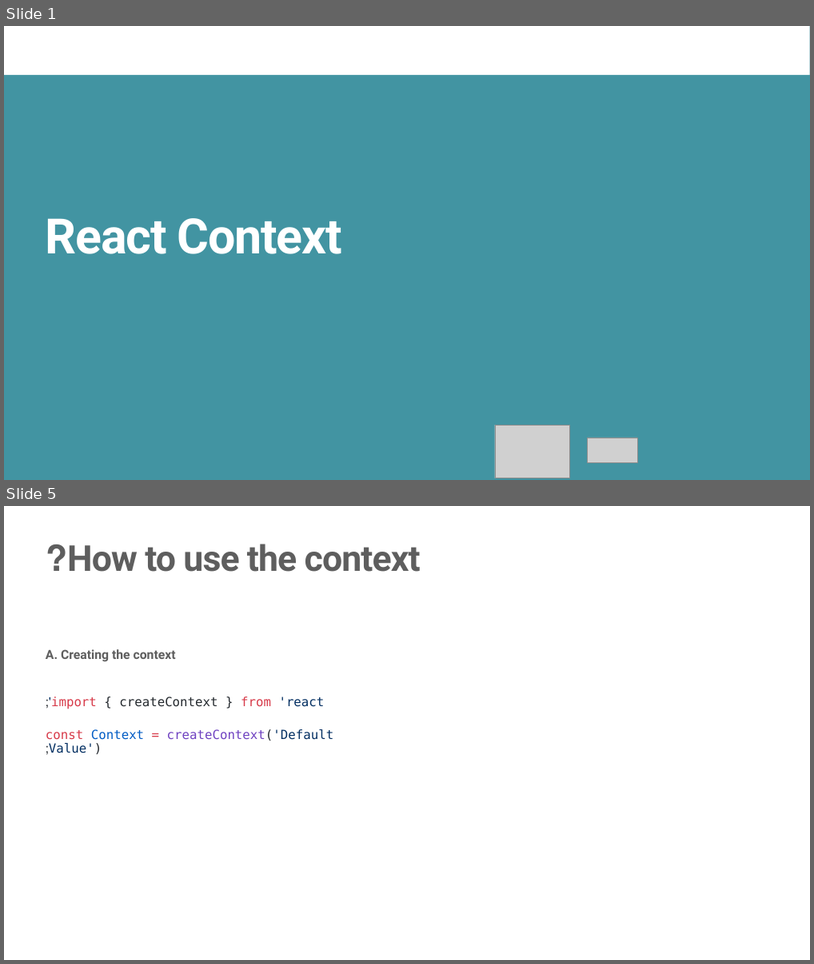
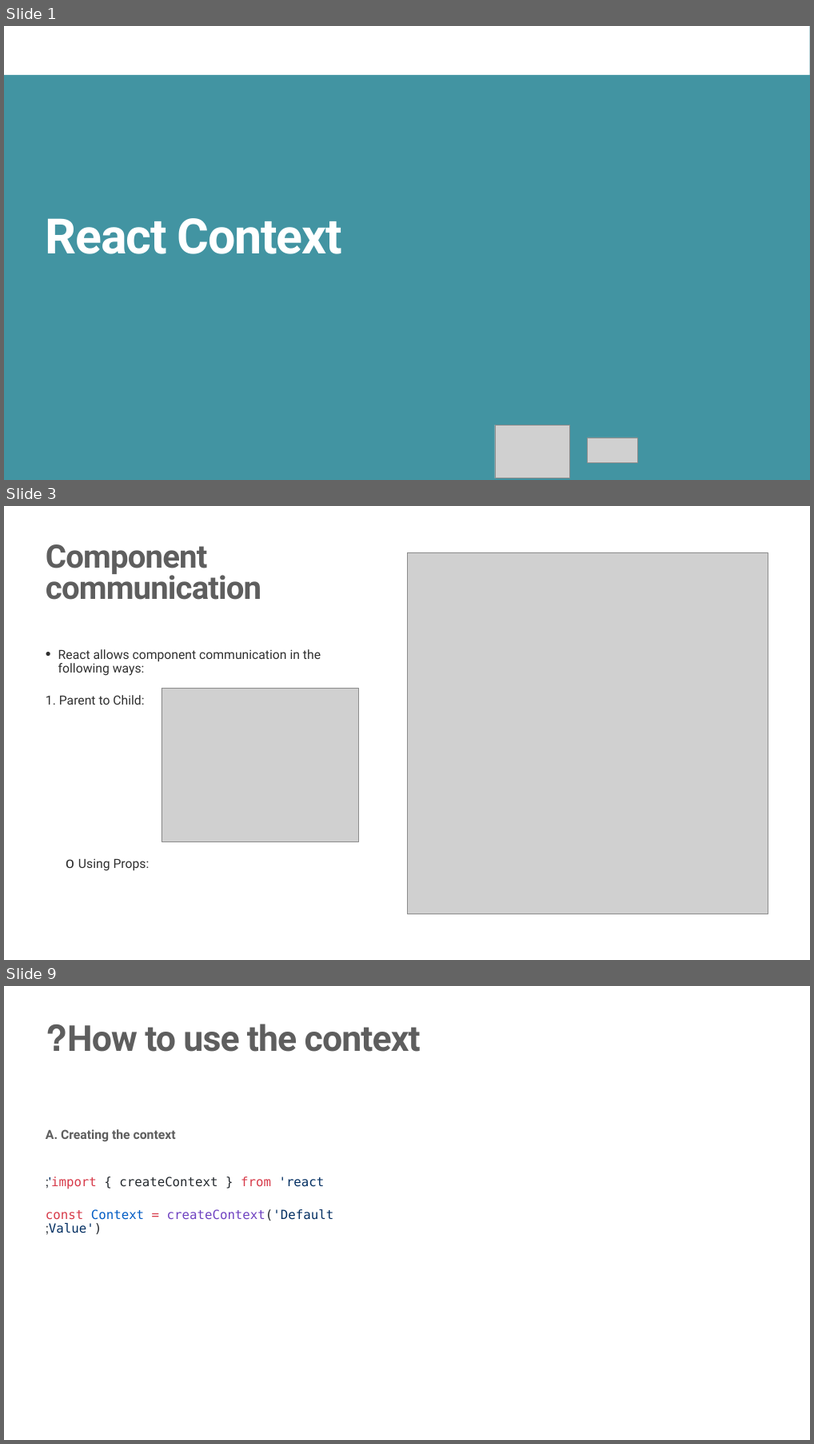
Before and after one commit to JS-RUH-1/React-Lessons, a slide deck: useContext.pptx. Shown one above the other, each under a label of ours: slides 1 and 5 before the commit, slides 1, 3 and 9 after it; the slides between them are not shown. The pictures are 814x964 and 814x1444 pixels, drawn with LibreOffice and Linux fonts; fonts in the diff are those of the drawing; grey boxes stand for pictures; background and template pictures are left out. Boxes give left, top, right and bottom in pixels: in the first picture for what was removed or moved away, otherwise in the second. Text is boxed around its words. In the diff, an @@ line names an element or a change of style, - is before the commit and + after.

```diff
--- a/useContext.pptx
+++ b/useContext.pptx
@@ slide 3 added at (x1=4, y1=506, x2=810, y2=960), background #FFFFFF @@
@@ title added at (x1=46, y1=544, x2=262, y2=600), 76.5 pt, text #5E5E5E, bold @@
+Component
+communication
@@ picture added at (x1=407, y1=552, x2=768, y2=913) @@
@@ text added at (x1=46, y1=649, x2=321, y2=871), 30 pt, text #2F2F2F @@
+• React allows component communication in the following ways:
+1. Parent to Child:
+  o Using Props:
@@ picture added at (x1=162, y1=688, x2=358, y2=842) @@
@@ what was slide 5 is now slide 9 @@
```
Also in this commit, not shown: 2 slides changed, 3 other slides added, 3 other files.
